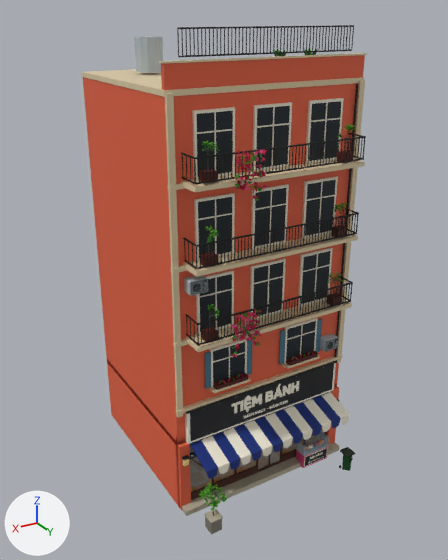
What one commit did to the FBX model Assets/PhoViet/Art/Streets/PV_StreetShop11.fbx.
Camera for both pictures: a camera (50 mm lens) standing at (13.1, 22.4, 19.3) and looking at (0.4, 1.2, 8.7). The lights are fixed; the arrows at lower left show +X, +Y and +Z. The picture after the commit comes second. Objects named as collision shapes, trigger or cutter boxes, shadow casters or lower levels of detail are left out. Where no turn or scale is listed for an object, it has been applied to the vertices. Vertices at exactly the same position are counted once.

Names of what the first picture shows: 'PV_StreetShop11_LOD0'.
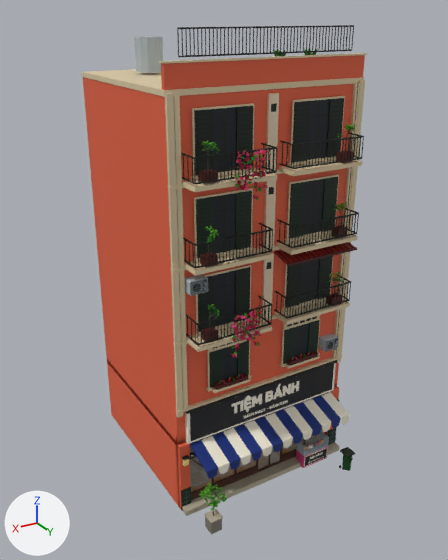
Boxes [x1, y1, x2, y2] around the edits, measured in the pictures (448 x 560 px; the box of a moved part takes in the faces that stretch with it):
```json
{"part": 1, "of": "me_pv_streetshop11_lod0", "change": "added", "after": [181, 487, 191, 510]}
{"part": 2, "of": "me_pv_streetshop11_lod0", "change": "added", "after": [328, 428, 336, 445]}
{"part": 3, "of": "me_pv_streetshop11_lod0", "change": "added", "after": [209, 349, 222, 388]}
{"part": 4, "of": "me_pv_streetshop11_lod0", "change": "added", "after": [237, 341, 249, 376]}
{"part": 5, "of": "me_pv_streetshop11_lod0", "change": "moved or reshaped", "before": [196, 325, 236, 336], "after": [208, 339, 247, 351]}
{"part": 6, "of": "me_pv_streetshop11_lod0", "change": "added", "after": [283, 327, 295, 364]}
{"part": 7, "of": "me_pv_streetshop11_lod0", "change": "rebuilt", "before": [213, 352, 245, 363], "after": [222, 353, 238, 358]}
{"part": 8, "of": "me_pv_streetshop11_lod0", "change": "rebuilt", "before": [287, 330, 315, 340], "after": [295, 331, 309, 336]}
{"part": 9, "of": "me_pv_streetshop11_lod0", "change": "deleted", "before": [186, 101, 358, 383]}
{"part": 10, "of": "me_pv_streetshop11_lod0", "change": "built on", "before": [181, 98, 366, 393], "after": [173, 83, 364, 409]}
{"part": 11, "of": "me_pv_streetshop11_lod0", "change": "surface changed", "before": [181, 134, 365, 346], "after": [181, 134, 364, 377]}
```

The change, as JSON lines over the scene's bpy script:
```json
{"block": "me_pv_streetshop11_lod0", "where": "# used by ob_pv_streetshop11_lod0; location = (0.0, 0.0, 0.0)"}
{"op": "remove", "block": "me_pv_streetshop11_lod0", "code": "me_pv_streetshop11_lod0.from_pydata(...)  # 17592 vertices, 13598 faces; spans x -4.2..4.2, y -3.9..6.2, z 0.0..18.9"}
{"op": "add", "block": "me_pv_streetshop11_lod0", "code": "me_pv_streetshop11_lod0.from_pydata(...)  # 18712 vertices, 14000 faces; spans x -4.2..4.2, y -3.9..6.2, z 0.0..18.9"}
{"block": "me_pv_streetshop11_lod0", "change": "me_pv_streetshop11_lod0 part 1: a new loose piece, a box spanning x 3.72..4.18, y 4.058..4.102, z 0.04..1.08, in mat_pv_streetatlas (picture img_pv_streetpalette_png)"}
{"block": "me_pv_streetshop11_lod0", "change": "me_pv_streetshop11_lod0 part 2: a new loose piece, a box spanning x -4.18..-3.72, y 4.058..4.102, z 0.04..1.08, in mat_pv_streetatlas (picture img_pv_streetpalette_png)"}
{"block": "me_pv_streetshop11_lod0", "change": "me_pv_streetshop11_lod0 part 3: a new loose piece, a box spanning x 2.182..2.71, y 3.998..4.058, z 5.6..7.2, in mat_pv_streetatlas (picture img_pv_streetpalette_png)"}
{"block": "me_pv_streetshop11_lod0", "change": "me_pv_streetshop11_lod0 part 4: a new loose piece, a box spanning x 0.89..1.418, y 3.998..4.058, z 5.6..7.2, in mat_pv_streetatlas (picture img_pv_streetpalette_png)"}
{"block": "me_pv_streetshop11_lod0", "change": "me_pv_streetshop11_lod0 part 5: the loose piece of 8 vertices spanning x 1.5..3.2, y 3.9..4.1, z 8.0..8.1 is moved by (-0.6, -0.1, -0.7)"}
{"block": "me_pv_streetshop11_lod0", "change": "me_pv_streetshop11_lod0 part 6: a new loose piece, a box spanning x -1.418..-0.89, y 3.998..4.058, z 5.6..7.2, in mat_pv_streetatlas (picture img_pv_streetpalette_png)"}
{"block": "me_pv_streetshop11_lod0", "change": "me_pv_streetshop11_lod0 part 7: the loose piece of 8 vertices spanning x 1.0..2.5, y 4.0, z 6.7 is rebuilt with 4 vertices and now spans x 0.9..2.7, y 4.0, z 6.8"}
{"block": "me_pv_streetshop11_lod0", "change": "me_pv_streetshop11_lod0 part 8: the loose piece of 8 vertices spanning x -2.5..-1.0, y 4.0, z 6.7 is rebuilt with 4 vertices and now spans x -2.7..-0.9, y 4.0, z 6.8"}
{"block": "me_pv_streetshop11_lod0", "change": "me_pv_streetshop11_lod0 part 9: 56 loose pieces with 404 vertices, spanning x -3.7..3.7, y 3.9..4.9, z 5.6..16.3, are deleted"}
{"block": "me_pv_streetshop11_lod0", "change": "me_pv_streetshop11_lod0 part 10: 670 vertices moved from x -3.7..3.7, y 4.0..4.9, z 5.8..15.0 to x -3.7..3.7, y 4.1..4.8, z 5.8..15.0; 209 vertices removed from x -3.7..3.7, y 3.9..4.9, z 5.4..16.4; 1653 vertices added at x -3.9..3.9, y 3.8..4.9, z 4.9..16.9"}
{"block": "me_pv_streetshop11_lod0", "change": "me_pv_streetshop11_lod0 part 11: 959 kept faces spanning x -3.7..3.7, y 3.9..4.9, z 5.6..15.1 get new texture (UV) coordinates"}
{"block": "me_pv_streetshop11_lod0", "change": "other edits to the shape of me_pv_streetshop11_lod0 do not show in these pictures"}
```
